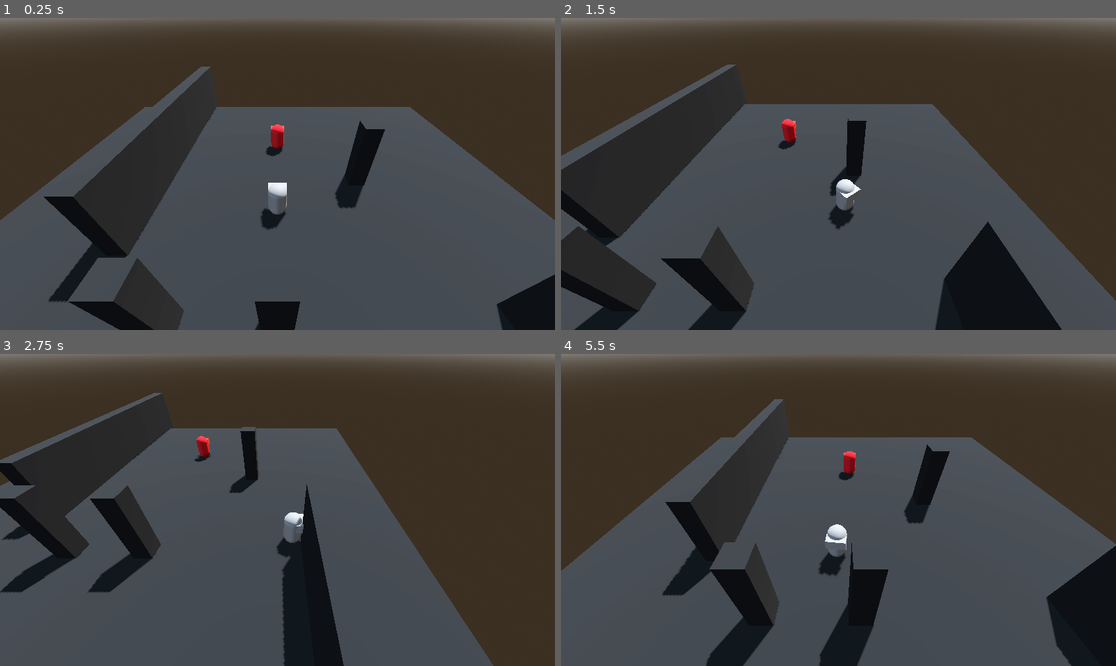
Above: before the commit, frames 1-4 (two rows, left to right).
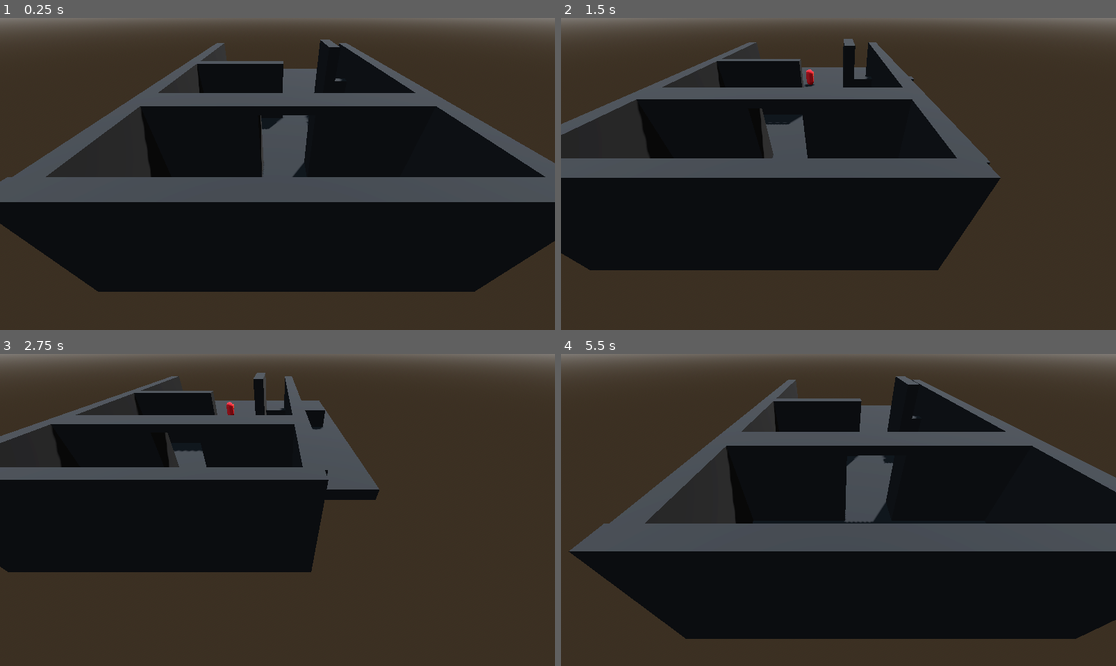
Above: after the commit, the same moments.

Repository: Luis-Blash/speed_attack
Game: Godot game, scene res://main.tscn
Same seed, same stepped clock (60 frames per second), same inputs: the game is played once before the commit and once after it.
Inputs:
- Up to frame 1 (0.25 s): no input
- Up to frame 2 (1.5 s): hold D (move_right) 0.53-1.28 s; tap G (attack_1) at 0.6, 1.35 s; hold Down (move_down) from 1.28 s (still down)
- Up to frame 3 (2.75 s): release Down (move_down) at 2.03 s; hold D (move_right) from 2.03 s (still down); tap G (attack_1) at 2.1 s
- Up to frame 4 (5.5 s): release D (move_right) at 2.78 s; hold Up (move_up) 2.78-3.53 s; tap G (attack_1) every 0.75 s from 2.85 to 5.1 s; hold Left (move_left) 3.53-5.03 s; hold Down (move_down) from 5.03 s (still down)

The runs differ from the first frame. In frame 1, 64% of the frame differs, in the area x 0-100%, y 6-100%; in frame 2, 59%; in frame 3, 54%; in frame 4, 54%.

Commit message:
nivel basic

Diff:
--- a/main.tscn
+++ b/main.tscn
@@ -17,6 +17,9 @@
 tonemap_mode = 2
 glow_enabled = true
 
+[sub_resource type="StandardMaterial3D" id="StandardMaterial3D_lquwl"]
+albedo_color = Color(0.1148968, 0.11489681, 0.1148968, 1)
+
 [sub_resource type="CapsuleShape3D" id="CapsuleShape3D_7dm0k"]
 
 [sub_resource type="CapsuleMesh" id="CapsuleMesh_7dm0k"]
@@ -24,9 +27,6 @@
 [sub_resource type="BoxMesh" id="BoxMesh_ig7tw"]
 
 [sub_resource type="BoxShape3D" id="BoxShape3D_h2yge"]
-
-[sub_resource type="StandardMaterial3D" id="StandardMaterial3D_lquwl"]
-albedo_color = Color(0.1148968, 0.11489681, 0.1148968, 1)
 
 [sub_resource type="CapsuleShape3D" id="CapsuleShape3D_0xm2m"]
 
@@ -53,6 +53,55 @@
 transform = Transform3D(-0.8660254, -0.43301278, 0.25, 0, 0.49999997, 0.86602545, -0.50000006, 0.75, -0.43301266, 0, 0, 0)
 shadow_enabled = true
 
+[node name="nivel1" type="CSGCombiner3D" parent="." unique_id=994892580]
+transform = Transform3D(1, 0, 0, 0, 1, 0, 0, 0, 1, 0, -2, 0)
+material_overlay = SubResource("StandardMaterial3D_lquwl")
+use_collision = true
+
+[node name="CSGBox3D" type="CSGBox3D" parent="nivel1" unique_id=2040151556]
+transform = Transform3D(30, 0, 0, 0, 1, 0, 0, 0, 30, 0, 0, -17.904766)
+use_collision = true
+
+[node name="CSGBox3D2" type="CSGBox3D" parent="nivel1" unique_id=2092035016]
+transform = Transform3D(1, 0, 0, 0, 1, 0, 0, 0, 1, -7.460037, 2.5, -10.462902)
+size = Vector3(1, 6, 27)
+
+[node name="CSGBox3D3" type="CSGBox3D" parent="nivel1" unique_id=400273742]
+transform = Transform3D(1, 0, 0, 0, 1, 0, 0, 0, 1, 0.47790718, 2.5, -3.6698642)
+size = Vector3(16, 6, 2)
+
+[node name="CSGBox3D" type="CSGBox3D" parent="nivel1/CSGBox3D3" unique_id=1138358872]
+operation = 2
+size = Vector3(3, 5, 3)
+
+[node name="CSGBox3D4" type="CSGBox3D" parent="nivel1" unique_id=1157046329]
+transform = Transform3D(1, 0, 0, 0, 1, 0, 0, 0, 1, -3.5, 2.5, -12.6660385)
+size = Vector3(8, 6, 1)
+
+[node name="CSGBox3D5" type="CSGBox3D" parent="nivel1" unique_id=541826821]
+transform = Transform3D(1, 0, 0, 0, 1, 0, 0, 0, 1, 0.39869595, 2.5, 3.3171353)
+size = Vector3(17, 6, 1)
+
+[node name="CSGBox3D6" type="CSGBox3D" parent="nivel1" unique_id=957611968]
+transform = Transform3D(1, 0, 0, 0, 1, 0, 0, 0, 1, 5.0903378, 3, -16.03645)
+size = Vector3(1, 7, 5)
+
+[node name="CSGBox3D7" type="CSGBox3D" parent="nivel1" unique_id=1014380776]
+size = Vector3(16, 1, 6)
+
+[node name="CSGBox3D8" type="CSGBox3D" parent="nivel1" unique_id=1452367929]
+transform = Transform3D(1, 0, 0, 0, 1, 0, 0, 0, 1, 8.539963, 2.5, -10.462902)
+size = Vector3(1, 6, 27)
+
+[node name="CSGBox3D9" type="CSGBox3D" parent="nivel1" unique_id=1459188900]
+transform = Transform3D(1, 0, 0, 0, 1, 0, 0, 0, 1, 9.046234, 1.6, -18)
+size = Vector3(8, 2, 1)
+
+[node name="techo" type="CSGBox3D" parent="nivel1" unique_id=480115875]
+transform = Transform3D(1, 0, 0, 0, 1, 0, 0, 0, 1, 0.5, 5, -16)
+visible = false
+size = Vector3(16, 1, 25)
+
 [node name="Player" type="CharacterBody3D" parent="." unique_id=1040943630 groups=["player"]]
 script = ExtResource("1_ig7tw")
 
@@ -73,37 +122,8 @@
 [node name="CollisionShape3D" type="CollisionShape3D" parent="Player/AttackArea" unique_id=159826849]
 shape = SubResource("BoxShape3D_h2yge")
 
-[node name="nivel1" type="CSGCombiner3D" parent="." unique_id=994892580]
-transform = Transform3D(1, 0, 0, 0, 1, 0, 0, 0, 1, 0, -2, 0)
-material_overlay = SubResource("StandardMaterial3D_lquwl")
-use_collision = true
-
-[node name="CSGBox3D" type="CSGBox3D" parent="nivel1" unique_id=2040151556]
-transform = Transform3D(30, 0, 0, 0, 1, 0, 0, 0, 30, 0, 0, 0)
-use_collision = true
-
-[node name="CSGBox3D2" type="CSGBox3D" parent="nivel1" unique_id=2092035016]
-transform = Transform3D(1, 0, 0, 0, 1, 0, 0, 0, 1, -7.460037, 1.9732056, -6.6213493)
-size = Vector3(1, 4.946411, 18.516895)
-
-[node name="CSGBox3D3" type="CSGBox3D" parent="nivel1" unique_id=400273742]
-transform = Transform3D(1, 0, 0, 0, 1, 0, 0, 0, 1, 9.057497, 1.9732056, 8.730309)
-size = Vector3(1, 4.946411, 8.215222)
-
-[node name="CSGBox3D4" type="CSGBox3D" parent="nivel1" unique_id=1157046329]
-transform = Transform3D(1, 0, 0, 0, 1, 0, 0, 0, 1, 0, 2, 5.3171353)
-size = Vector3(1, 5, 1)
-
-[node name="CSGBox3D5" type="CSGBox3D" parent="nivel1" unique_id=541826821]
-transform = Transform3D(1, 0, 0, 0, 1, 0, 0, 0, 1, -4.0950556, 2, 5.3171353)
-size = Vector3(1, 5, 1)
-
-[node name="CSGBox3D6" type="CSGBox3D" parent="nivel1" unique_id=957611968]
-transform = Transform3D(1, 0, 0, 0, 1, 0, 0, 0, 1, 5.0903378, 2, -2.6456466)
-size = Vector3(1, 5, 1)
-
 [node name="Enemy" type="CharacterBody3D" parent="." unique_id=1275947369 groups=["enemy"]]
-transform = Transform3D(1, 0, 0, 0, 1, 0, 0, 0, 1, 0, 0, -6.587395)
+transform = Transform3D(1, 0, 0, 0, 1, 0, 0, 0, 1, 0, 0, -22.388931)
 script = ExtResource("3_h2yge")
 
 [node name="CapsuleShape3D" type="CollisionShape3D" parent="Enemy" unique_id=1605299315]
